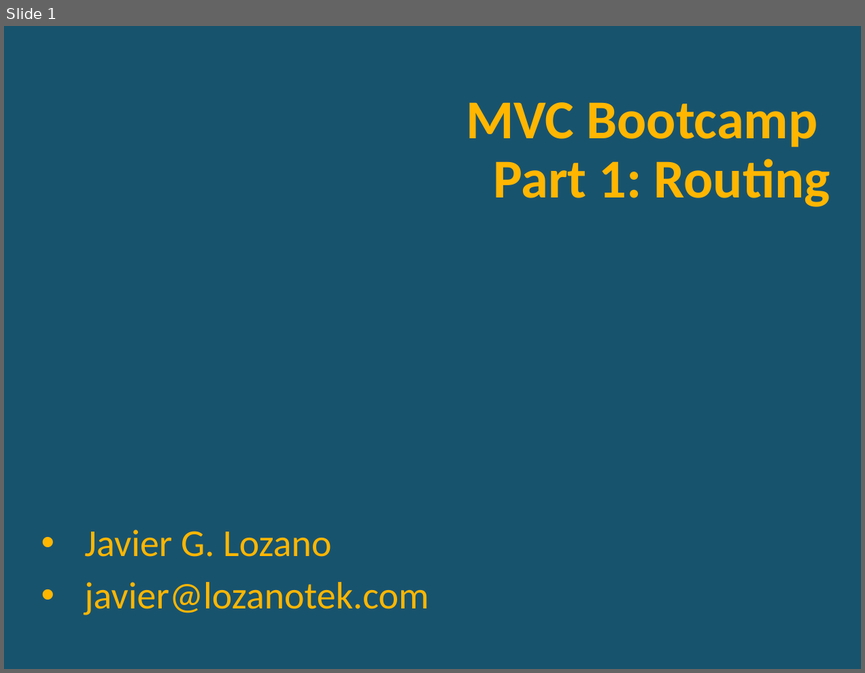
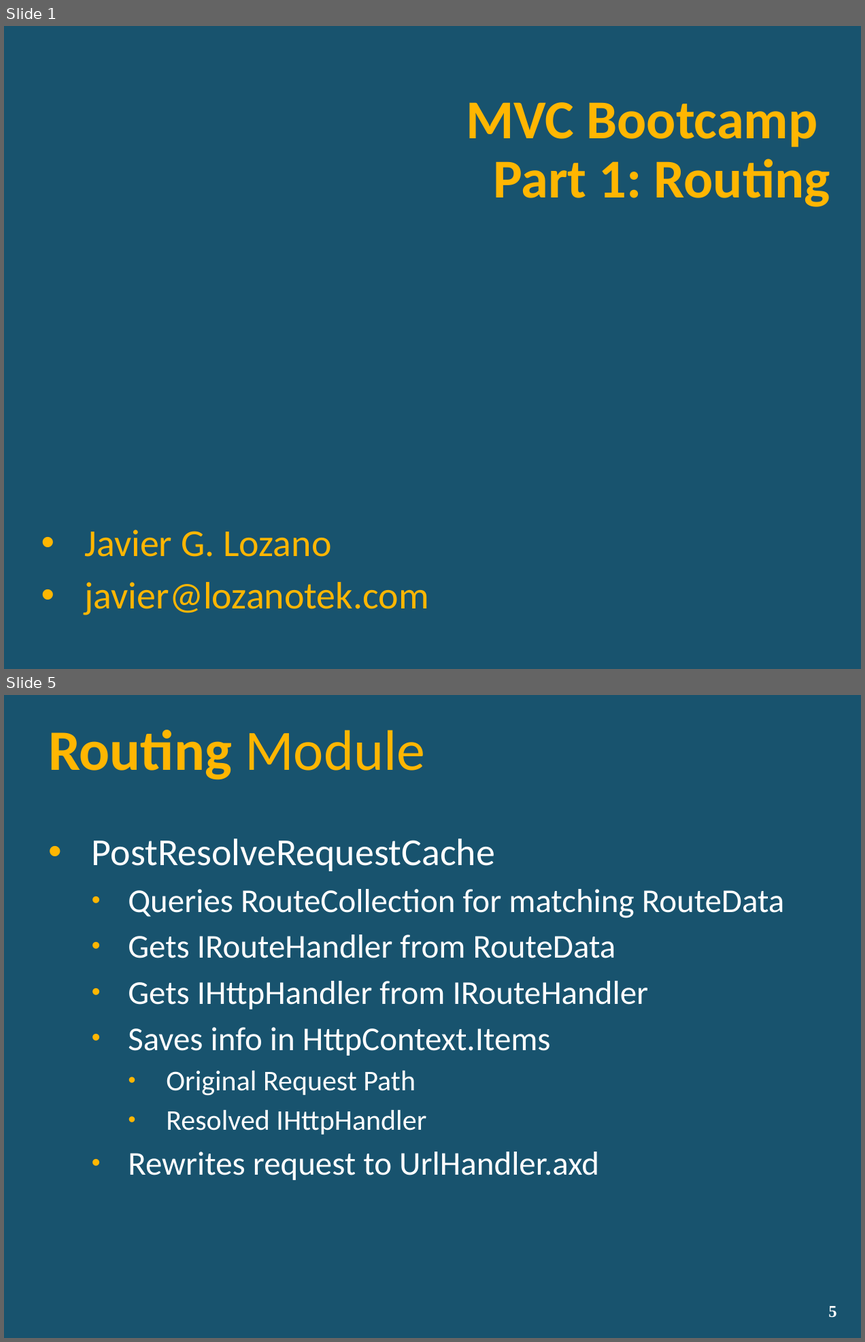
Before and after one commit to lozanotek/MVCBootcamp, a slide deck: slides/part1_routing.pptx. Shown one above the other, each under a label of ours: slide 1 before the commit, slides 1 and 5 after it; the slides between them are not shown. The pictures are 865x673 and 865x1342 pixels, drawn with LibreOffice and Linux fonts; fonts in the diff are those of the drawing; background and template pictures are left out. Boxes give left, top, right and bottom in pixels: in the first picture for what was removed or moved away, otherwise in the second. Text is boxed around its words. In the diff, an @@ line names an element or a change of style, - is before the commit and + after.

Commit message:
Finished part 1.1 - routing

```diff
--- a/slides/part1_routing.pptx
+++ b/slides/part1_routing.pptx
@@ slide 5 added at (4, 695, 861, 1338), background picture (left out) @@
@@ title added at (48, 730, 425, 780), 48 pt, text #FFB601, bold @@
+Routing Module
@@ text added at (92, 838, 785, 1180), 28 pt, text #FFFFFF @@
+• PostResolveRequestCache
+  • Queries RouteCollection for matching RouteData
+  • Gets IRouteHandler from RouteData
+  • Gets IHttpHandler from IRouteHandler
+  • Saves info in HttpContext.Items
+    • Original Request Path
+    • Resolved IHttpHandler
+  • Rewrites request to UrlHandler.axd
@@ page number added at (828, 1306, 836, 1317), 14 pt, text #FFFFFF, bold @@
+5
```
Also in this commit, not shown: 12 other slides added, 2 slides removed.
